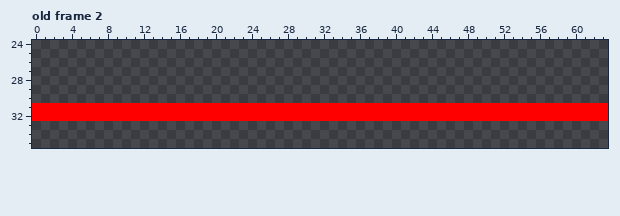
One commit to this pixel-art file: src/main/resources/graphics/sprites/laser.aseprite. The picture above is the old version.
64x64 pixels, 4 frames. Shown: old frame 2: x 0..63, y 24..35. The commit also changed other frames, which this record leaves out.
Now the later version:
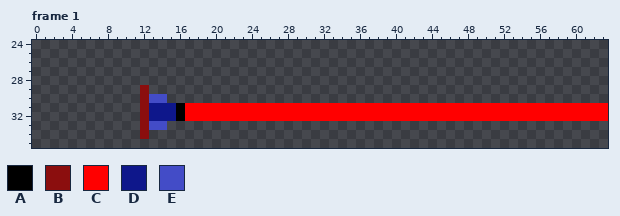
Palette (. is transparent): A #000000  B #8b0e0e  C #ff0000  D #0e178b  E #434cc7
A new or re-ordered frame is compared with the old frame closest to it.
From old to new:
frames re-ordered
--- frame 1 against old frame 2
@@ x 0..18 @@
 28 ...................
-29 ...................
-30 ...................
-31 CCCCCCCCCCCCCCCCCCC
-32 CCCCCCCCCCCCCCCCCCC
-33 ...................
-34 ...................
+29 ............B......
+30 ............BEE....
+31 ............BDDDACC
+32 ............BDDDACC
+33 ............BEE....
+34 ............B......
 35 ...................
Boxes around the changes in both pictures, in picture pixels (x1, y1, x2, y2):
changed: (32, 85, 185, 139)
